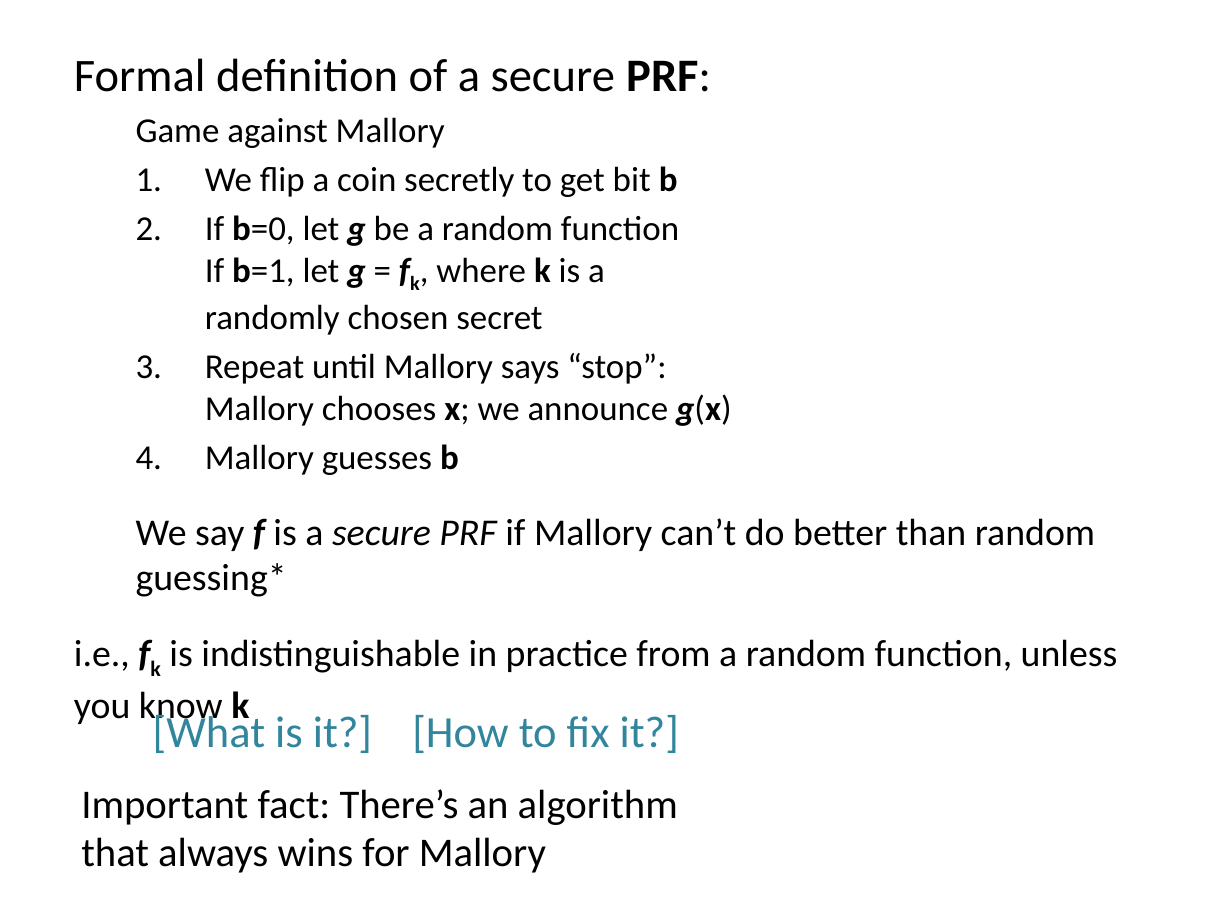
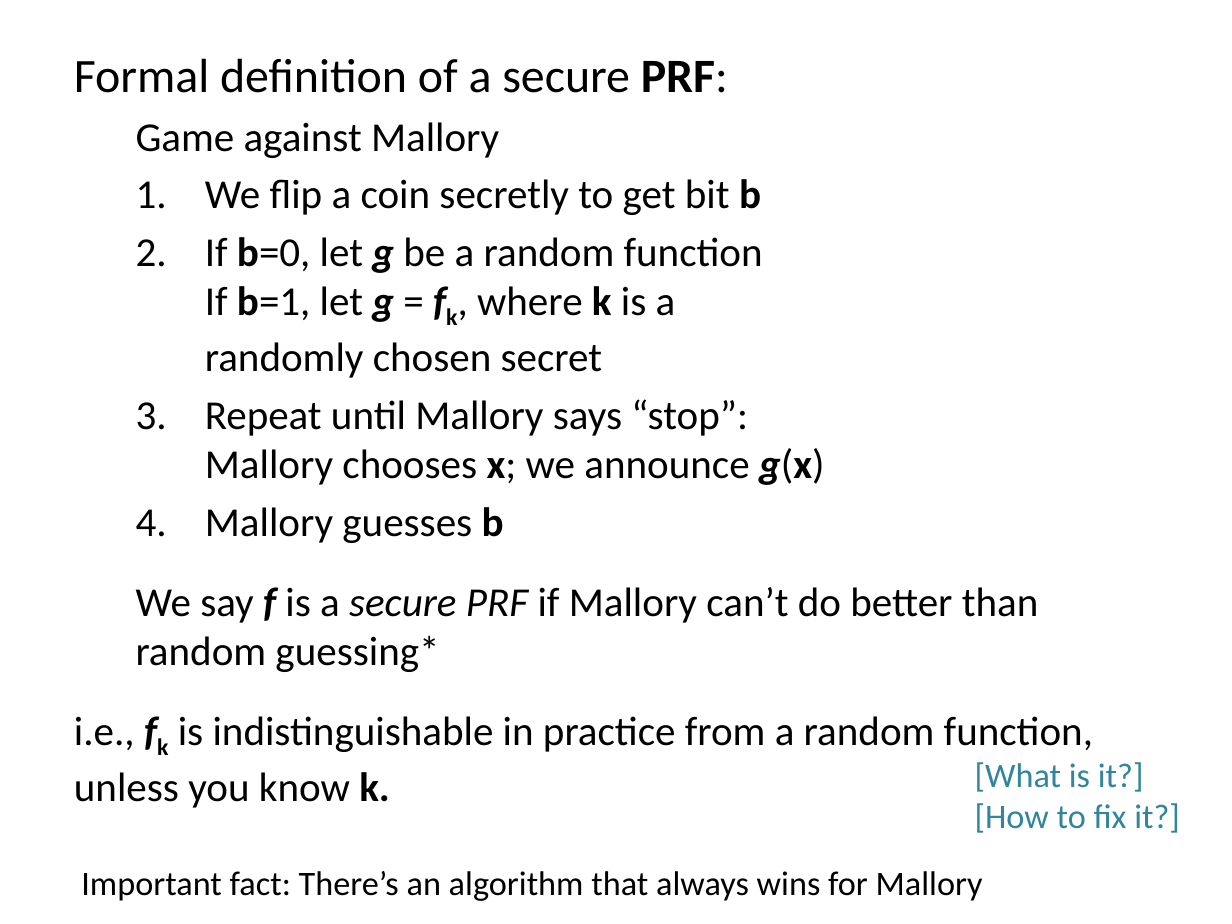
Before and after one commit to noise-lab/security-course, a slide deck: slide 7 of fall2016/lectures/3-Integrity-PRF.pptx. Drawn at 1232x924 pixels with LibreOffice and Linux fonts; fonts in the diff are those of the drawing. Boxes give left, top, right and bottom in pixels: in the first picture for what was removed or moved away, otherwise in the second. Text is boxed around its words. In the diff, an @@ line names an element or a change of style, - is before the commit and + after.

```diff
--- a/fall2016/lectures/3-Integrity-PRF.pptx
+++ b/fall2016/lectures/3-Integrity-PRF.pptx
@@ text at [74, 58, 1039, 901]: size 27.2 to 28 pt in "Formal definition of a secure PRF:"; size 20.4 to 24 pt in "Game against Mallory", "We flip a coin secretly to get ...", "If b=0, let g be a random ...", "Repeat until Mallory says “stop”: Mallory chooses ..." and 1 more places; size 22.1 to 24 pt in "We say f is a secure PRF ..."; size 23.8 to 20 pt in "Important fact: There’s an algorithm that always ..." @@
@@ text at [74, 716, 1093, 808]: text changed; size 22.1 to 24 pt @@
-  i.e., fk is indistinguishable in practice from a random function, unless you know k
+  i.e., fk is indistinguishable in practice from a random function, unless you know k.
@@ text "[What is it?] [How to ...": place and size @@
-text "[What is it?] [How to ..." at [153, 710, 679, 753]
+text "[What is it?] [How to ..." at [975, 762, 1180, 833]
@@ text "[What is it?] [How to ..." at [975, 762, 1180, 833]: size 26 to 20 pt @@
```
Also in this commit, not shown: 20 other slides changed, 3 other files.
